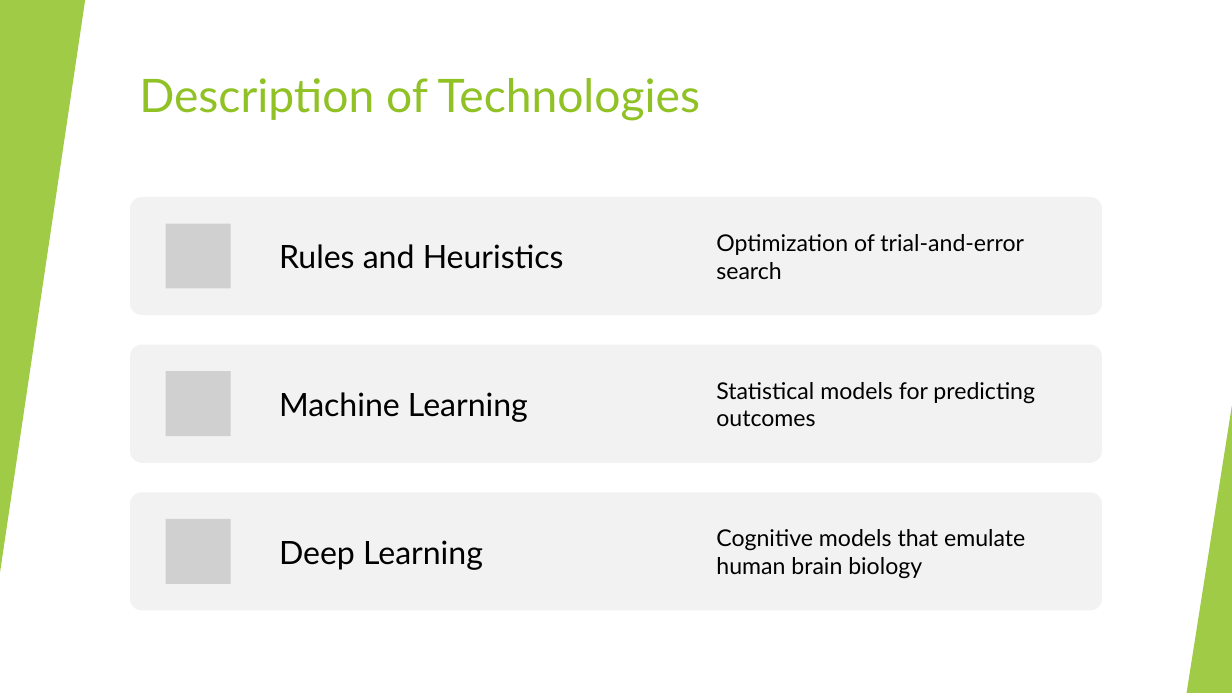
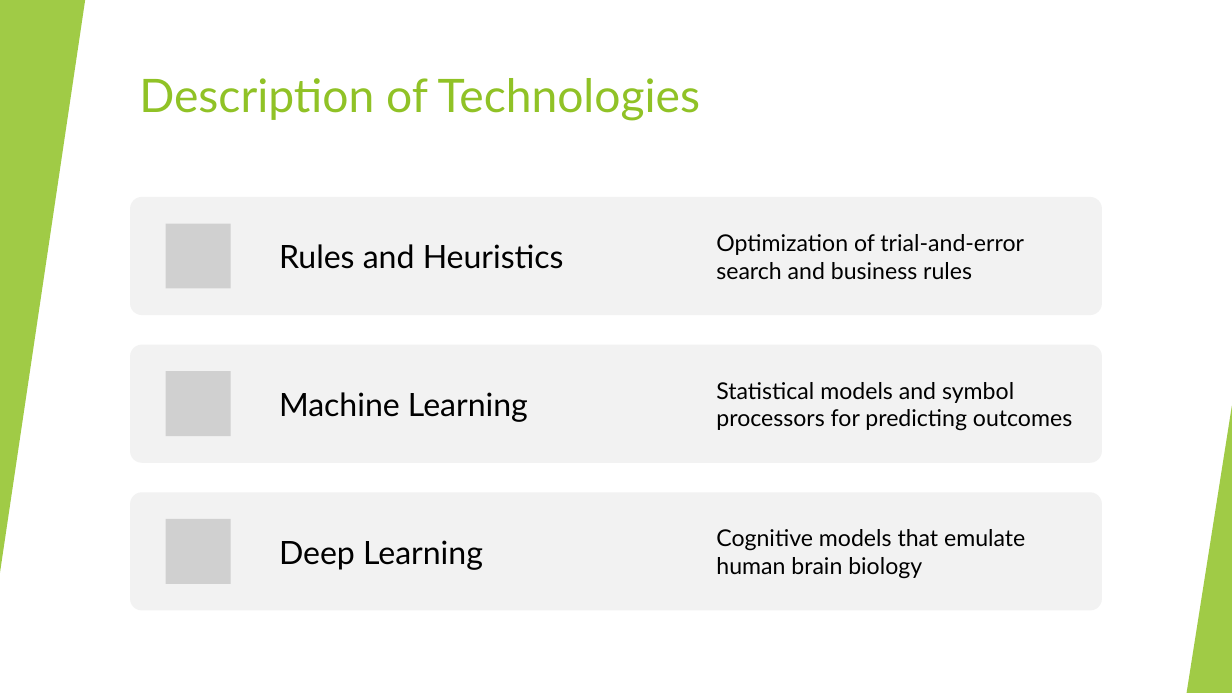
Before and after one commit to dr-natetorious/TIM-8150-Artifical_Intelligence, a slide deck: slide 4 of Week1_Describe/BachmeierNTIM8150-1.pptx. Drawn at 1232x693 pixels with LibreOffice and Linux fonts; fonts in the diff are those of the drawing; grey boxes stand for pictures. Boxes give left, top, right and bottom in pixels: in the first picture for what was removed or moved away, otherwise in the second. Text is boxed around its words. In the diff, an @@ line names an element or a change of style, - is before the commit and + after.

```diff
--- a/Week1_Describe/BachmeierNTIM8150-1.pptx
+++ b/Week1_Describe/BachmeierNTIM8150-1.pptx
@@ text at <box>716,234,1024,279</box>: text changed @@
-Optimization of trial-and-error search
+Optimization of trial-and-error search and business rules
@@ text at <box>716,382,1072,431</box>: text changed @@
-Statistical models for predicting outcomes
+Statistical models and symbol processors for predicting outcomes
```
Also in this commit, not shown: 2 other files.
